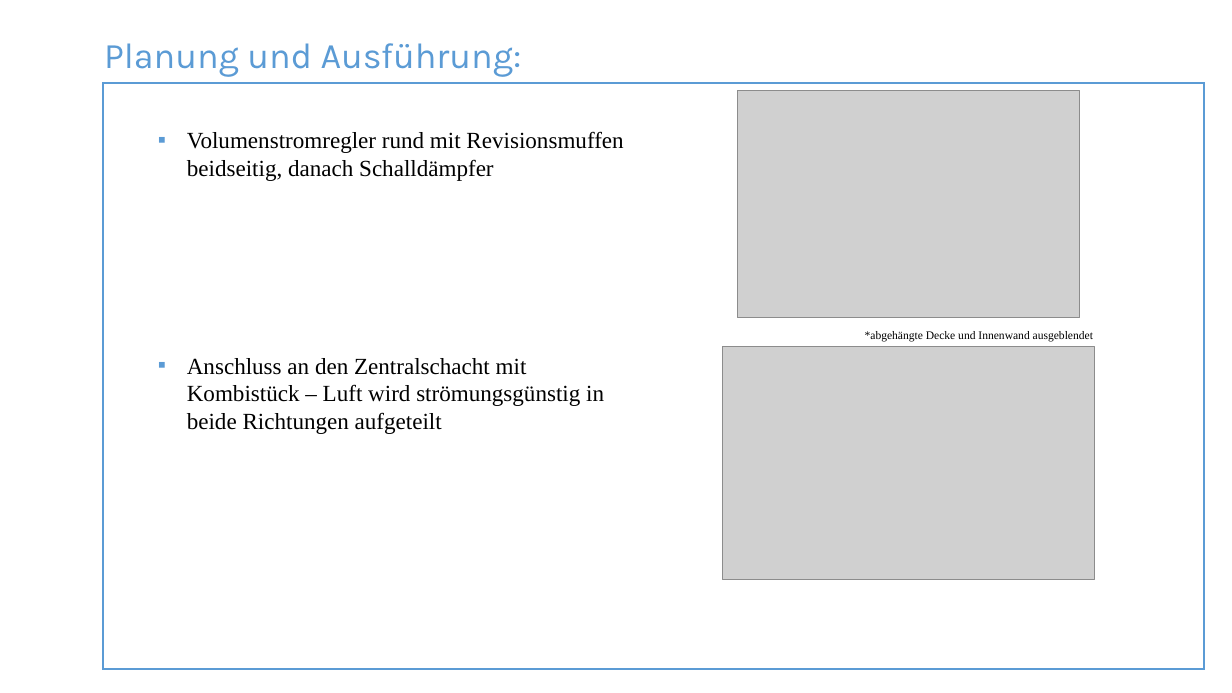
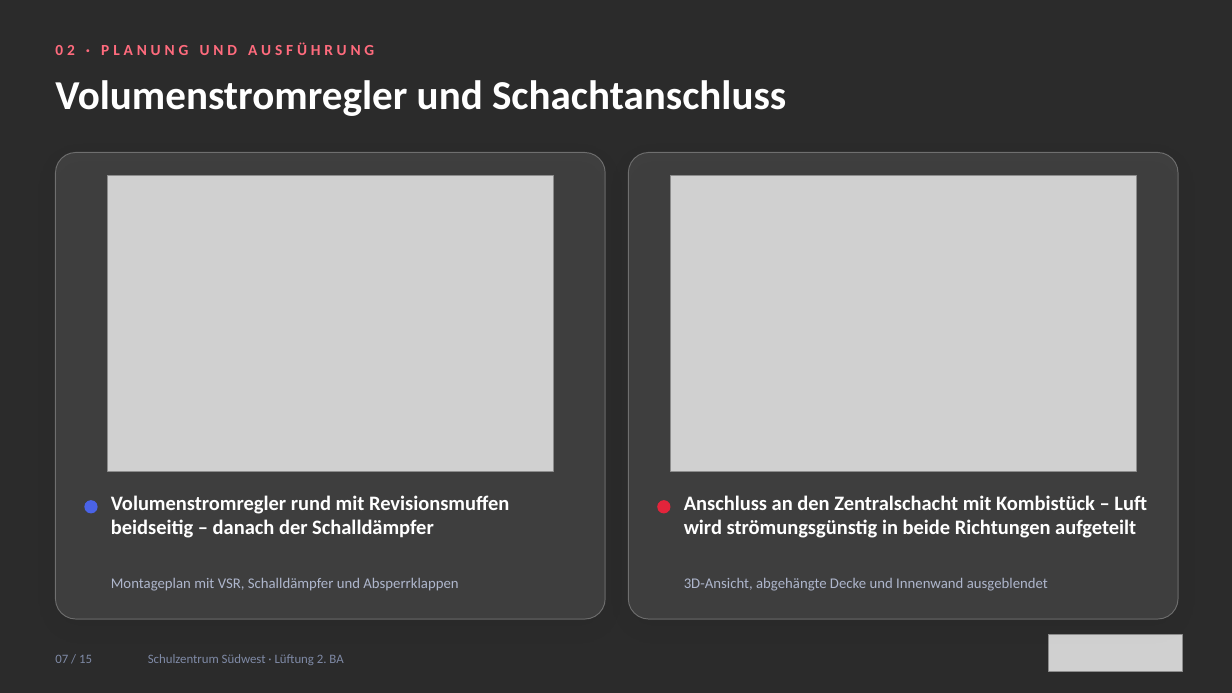
Before and after one commit to notkonsti/Pptx-for-School, a slide deck: slide 7 of Praesentation_AP2_Schulzentrum_Suedwest.pptx (slide 6 before the commit). Drawn at 1232x693 pixels with LibreOffice and Linux fonts; fonts in the diff are those of the drawing; grey boxes stand for pictures; background and template pictures are left out; a plain dark background stands for a picture behind light text. Boxes give left, top, right and bottom in pixels: in the first picture for what was removed or moved away, otherwise in the second. Text is boxed around its words. In the diff, an @@ line names an element or a change of style, - is before the commit and + after.

```diff
--- a/Praesentation_AP2_Schulzentrum_Suedwest.pptx
+++ b/Praesentation_AP2_Schulzentrum_Suedwest.pptx
@@ background #FFFFFF to picture (left out) @@
@@ text at box(55, 42, 374, 55): text changed; size 28 to 12 pt; font Karla to Calibri; text colour #5B9BD5 to #FF6B7D; bold on @@
-Planung und Ausführung:
+02 · PLANUNG UND AUSFÜHRUNG
@@ text "02 · PLANUNG UND AUSFÜHRUNG" at box(55, 42, 374, 55): vertical alignment top to middle @@
@@ text added at box(55, 80, 786, 116), 32 pt, text #FFFFFF, bold @@
+Volumenstromregler und Schachtanschluss
@@ rectangle removed at box(103, 83, 1204, 669) @@
@@ picture removed at box(738, 91, 1080, 318) @@
@@ rounded rectangle added at box(55, 152, 605, 619), fill #FFFFFF at 10% opacity, outline #FFFFFF 0.75 pt @@
@@ picture added at box(107, 176, 554, 471) @@
@@ rounded rectangle added at box(628, 152, 1178, 619), fill #FFFFFF at 10% opacity, outline #FFFFFF 0.75 pt @@
@@ picture added at box(670, 176, 1136, 471) @@
@@ picture removed at box(723, 347, 1095, 579) @@
@@ ellipse added at box(85, 501, 97, 513), fill #4A63E7, outline #4A63E7 1 pt @@
@@ text at box(111, 495, 509, 538): text changed; size 18 to 16 pt; font Times New Roman to Calibri; text colour #000000 to #FFFFFF; bold on @@
-▪ Volumenstromregler rund mit Revisionsmuffen beidseitig, danach Schalldämpfer
+Volumenstromregler rund mit Revisionsmuffen beidseitig – danach der Schalldämpfer
@@ ellipse added at box(658, 501, 670, 513), fill #E3243B, outline #E3243B 1 pt @@
@@ text "Anschluss an den Zentralschacht mit ...": place and size @@
-text "Anschluss an den Zentralschacht mit ..." at box(187, 358, 604, 434)
+text "Anschluss an den Zentralschacht mit ..." at box(684, 495, 1147, 538)
@@ text "Anschluss an den Zentralschacht mit ..." at box(684, 495, 1147, 538): size 18 to 16 pt, font Times New Roman to Calibri, text colour #000000 to #FFFFFF, bold on; bullet ▪ to none; less space between paragraphs @@
@@ text "3D-Ansicht, abgehängte Decke und Innenwand ..." at box(684, 578, 1048, 591): vertical alignment top to middle @@
@@ text added at box(111, 578, 458, 591), 11.5 pt, text #AEB6CC @@
+Montageplan mit VSR, Schalldämpfer und Absperrklappen
@@ text at box(684, 578, 1048, 591): text changed; size 9 to 11.5 pt; font Times New Roman to Calibri; text colour #000000 to #AEB6CC @@
-*abgehängte Decke und Innenwand ausgeblendet
+3D-Ansicht, abgehängte Decke und Innenwand ausgeblendet
@@ text added at box(55, 655, 92, 663), 10 pt, text #7F8AA6 @@
+07 / 15
@@ text added at box(148, 654, 343, 665), 10 pt, text #7F8AA6 @@
+Schulzentrum Südwest · Lüftung 2. BA
@@ picture added at box(1049, 635, 1183, 672) @@
```
Also in this commit, not shown: 12 other slides changed, 2 slides added, 1 slide removed.
